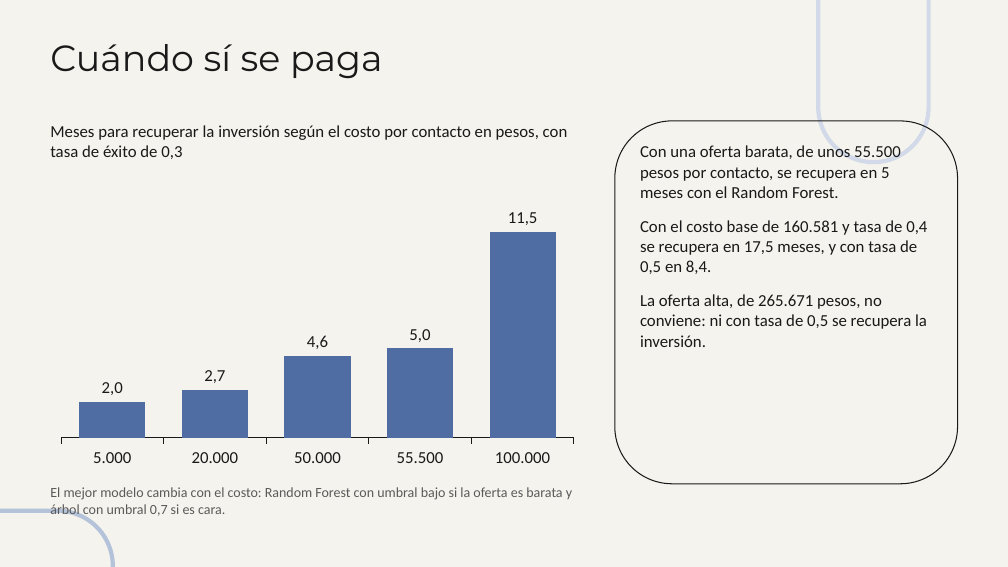
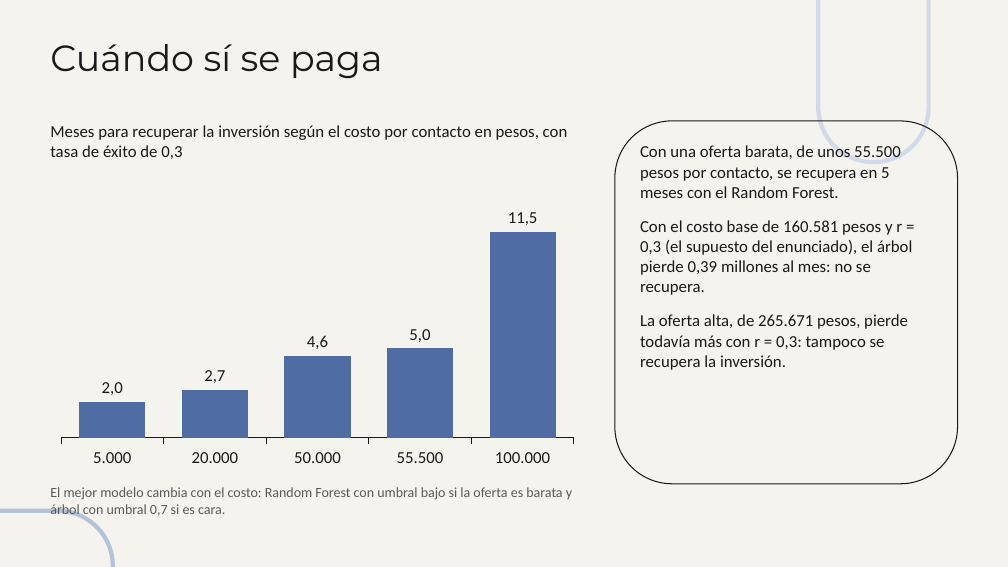
Before and after one commit to maria366p/CD_taller2, a slide deck: slide 8 of informe/Presentacion_Taller2.pptx. Drawn at 1008x567 pixels with LibreOffice and Linux fonts; fonts in the diff are those of the drawing. Boxes give left, top, right and bottom in pixels: in the first picture for what was removed or moved away, otherwise in the second. Text is boxed around its words. In the diff, an @@ line names an element or a change of style, - is before the commit and + after.

```diff
--- a/informe/Presentacion_Taller2.pptx
+++ b/informe/Presentacion_Taller2.pptx
@@ text at (640,220,912,370): text changed @@
-Con el costo base de 160.581 y tasa de 0,4 se recupera en 17,5 meses, y con tasa de 0,5 en 8,4.
-La oferta alta, de 265.671 pesos, no conviene: ni con tasa de 0,5 se recupera la inversión.
+Con el costo base de 160.581 pesos y r = 0,3 (el supuesto del enunciado), el árbol pierde 0,39 millones al mes: no se recupera.
+La oferta alta, de 265.671 pesos, pierde todavía más con r = 0,3: tampoco se recupera la inversión.
```
Also in this commit, not shown: 2 other slides changed.
